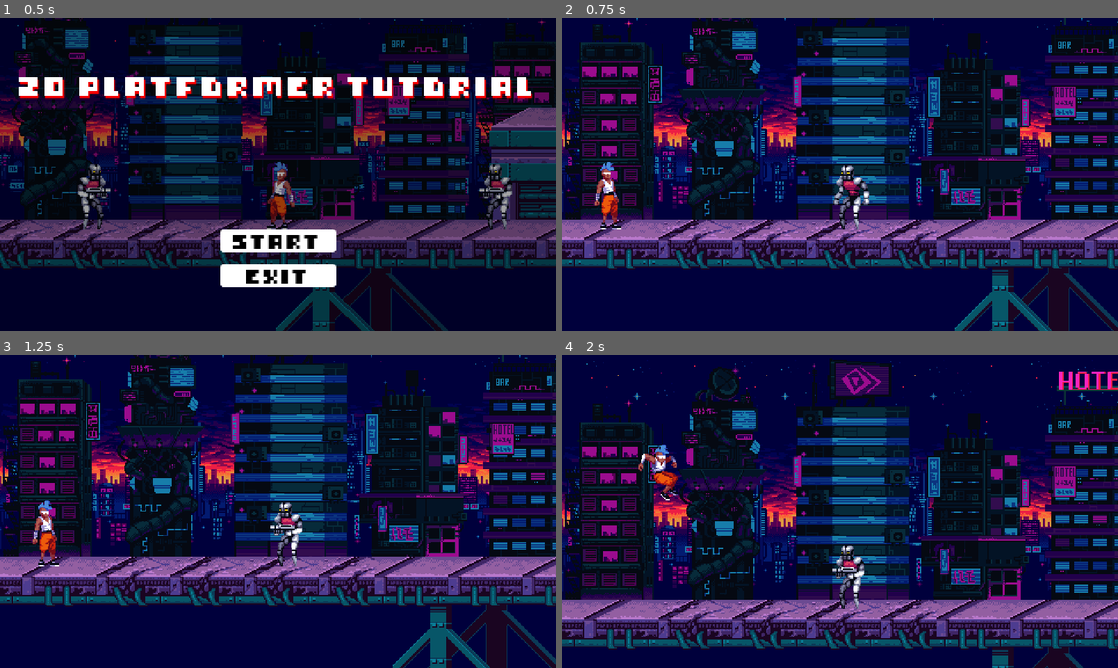
Above: before the commit, frames 1-4 (two rows, left to right).
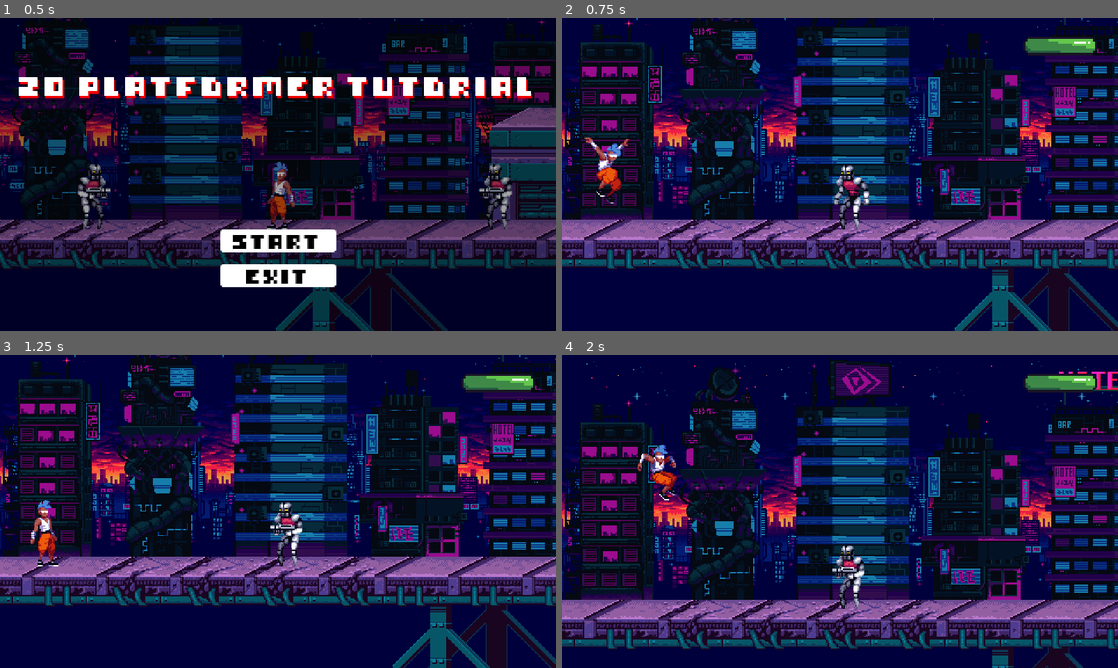
Above: after the commit, the same moments.

Repository: kahanscious/youtube-2d-platformer-series
Game: Godot game, scene res://scenes/ui/main_menu/main_menu.tscn
Same seed, same stepped clock (60 frames per second), same inputs: the game is played once before the commit and once after it. Sound files missing from this copy of the repository are replaced by a short silence.
Inputs (mouse positions are in pixels of both pictures, inside the frame that each line leads up to):
- Up to frame 1 (0.5 s): no input
- Up to frame 2 (0.75 s): click "START" at 0.5 s
- Up to frame 3 (1.25 s): no input
- Up to frame 4 (2 s): tap Enter at 1.25 s; move the mouse to (962, 495) at 1.27 s; press the mouse at (962, 495) at 1.28 s; hold D (right) from 1.28 s (still down); tap Space (jump) at 1.52 s

Frame 1 is identical in both runs. In frame 2, 1.4% of the frame differs, in the area x 4-97%, y 6-68%; in frame 3, 0.9%; in frame 4, 0.9%.

Commit message:
video 15

Diff:
--- a/_globals/level_manager.gd
+++ b/_globals/level_manager.gd
@@ -2,6 +2,8 @@
 
 signal level_load_started
 signal level_load_finished
+
+const STARTING_LEVEL_PATH: String = "res://scenes/levels/levels/test_scene.tscn"
 
 var current_level: Level
 var next_level: Level
--- a/_globals/player_manager.gd
+++ b/_globals/player_manager.gd
@@ -7,4 +7,3 @@
 
 func _ready() -> void:
 	player = PLAYER.instantiate()
-	await get_tree().create_timer(0.3).timeout
--- a/project.godot
+++ b/project.godot
@@ -22,6 +22,7 @@
 PlayerManager="*res://_globals/player_manager.gd"
 PauseMenu="*res://scenes/ui/pause_menu/pause_menu.tscn"
 SceneTransition="*res://scenes/levels/scene_transition.tscn"
+DeathMenu="*res://scenes/ui/death_menu/death_menu.tscn"
 
 [display]
 
--- /dev/null
+++ b/scenes/levels/death_boundary.gd
@@ -0,0 +1,6 @@
+extends Area2D
+
+
+func _on_body_entered(body: Node2D) -> void:
+	if body is Player:
+		PlayerManager.player.die()
--- /dev/null
+++ b/scenes/levels/death_boundary.tscn
@@ -0,0 +1,13 @@
+[gd_scene load_steps=3 format=3 uid="uid://214jyboj247s"]
+
+[ext_resource type="Script" path="res://scenes/levels/death_boundary.gd" id="1_xxqii"]
+
+[sub_resource type="WorldBoundaryShape2D" id="WorldBoundaryShape2D_sneyd"]
+
+[node name="DeathBoundary" type="Area2D"]
+script = ExtResource("1_xxqii")
+
+[node name="CollisionShape2D" type="CollisionShape2D" parent="."]
+shape = SubResource("WorldBoundaryShape2D_sneyd")
+
+[connection signal="body_entered" from="." to="." method="_on_body_entered"]
--- a/scenes/levels/level.gd
+++ b/scenes/levels/level.gd
@@ -1,14 +1,16 @@
 class_name Level extends Node2D
 
 @onready var player_bullets: Node = $PlayerBullets
-@onready var player: Player = $Player
 
 
 func _ready() -> void:
 	RenderingServer.set_default_clear_color(Color("00003c"))
 
+	add_child(PlayerManager.player)
+	PlayerManager.player.global_position = %PlayerSpawn.global_position
+
 
 func _process(delta: float) -> void:
 	for bullet: Bullet in player_bullets.get_children():
-		if abs(bullet.global_position.x - player.global_position.x) > 500:
+		if abs(bullet.global_position.x - PlayerManager.player.global_position.x) > 500:
 			bullet._destroy()
--- a/scenes/test_scene.tscn
+++ b/scenes/levels/levels/test_scene.tscn
@@ -1,19 +1,19 @@
 [gd_scene load_steps=10 format=4 uid="uid://dy8n2m62igt4q"]
 
-[ext_resource type="Texture2D" uid="uid://btbtiqf7qu4jm" path="res://assets/backgrounds/v1/skyline-a.png" id="1_5m6vj"]
-[ext_resource type="PackedScene" uid="uid://beo7wxrsokinl" path="res://scenes/player/player.tscn" id="1_8qqrg"]
-[ext_resource type="Script" path="res://scenes/levels/level.gd" id="1_xfff7"]
-[ext_resource type="PackedScene" uid="uid://c3topum7y4ygw" path="res://scenes/tilemaps/ground_tile_map.tscn" id="2_c2fj7"]
-[ext_resource type="Texture2D" uid="uid://bpqluro1mgxyc" path="res://assets/backgrounds/v1/buildings-bg.png" id="2_k7l57"]
-[ext_resource type="Texture2D" uid="uid://d3kngqd2ups6a" path="res://assets/backgrounds/v1/near-buildings-bg.png" id="3_7ngwy"]
-[ext_resource type="PackedScene" uid="uid://cp1mye327hor0" path="res://scenes/levels/world_boundary.tscn" id="8_2w7tn"]
-[ext_resource type="PackedScene" uid="uid://c4wgn32h7cceu" path="res://scenes/enemies/robocop.tscn" id="9_ms7b8"]
+[ext_resource type="Script" path="res://scenes/levels/level.gd" id="1_ggwc1"]
+[ext_resource type="Texture2D" uid="uid://btbtiqf7qu4jm" path="res://assets/backgrounds/v1/skyline-a.png" id="2_brco0"]
+[ext_resource type="Texture2D" uid="uid://bpqluro1mgxyc" path="res://assets/backgrounds/v1/buildings-bg.png" id="3_ithph"]
+[ext_resource type="Texture2D" uid="uid://d3kngqd2ups6a" path="res://assets/backgrounds/v1/near-buildings-bg.png" id="4_m8fp7"]
+[ext_resource type="PackedScene" uid="uid://c3topum7y4ygw" path="res://scenes/tilemaps/ground_tile_map.tscn" id="5_bcsn3"]
+[ext_resource type="PackedScene" uid="uid://cp1mye327hor0" path="res://scenes/levels/world_boundary.tscn" id="7_ll0rk"]
+[ext_resource type="PackedScene" uid="uid://214jyboj247s" path="res://scenes/levels/death_boundary.tscn" id="8_h3g4j"]
+[ext_resource type="PackedScene" uid="uid://c4wgn32h7cceu" path="res://scenes/enemies/robocop.tscn" id="8_mraoh"]
 
 [sub_resource type="WorldBoundaryShape2D" id="WorldBoundaryShape2D_1ptqv"]
 normal = Vector2(1, 0)
 
 [node name="TestScene" type="Node2D"]
-script = ExtResource("1_xfff7")
+script = ExtResource("1_ggwc1")
 
 [node name="ParallaxBackground" type="Node2D" parent="."]
 
@@ -43,29 +43,33 @@
 
 [node name="Sprite2D" type="Sprite2D" parent="ParallaxBackground/Foreground"]
 position = Vector2(-1, 16)
-texture = ExtResource("3_7ngwy")
+texture = ExtResource("4_m8fp7")
 centered = false
 
-[node name="GroundTileMap" parent="." instance=ExtResource("2_c2fj7")]
+[node name="GroundTileMap" parent="." instance=ExtResource("5_bcsn3")]
 tile_map_data = PackedByteArray("AAAVAA4AAAAMAAEAAAAVAA8AAAAMAAIAAAAVABAAAAAAAAMAAAAVABIAAAAAAAUAAAAVABMAAAAAAAYAAAAWAA …(9424 unchanged characters)…
-
-[node name="Player" parent="." instance=ExtResource("1_8qqrg")]
-position = Vector2(39, 230)
 
 [node name="PlayerBullets" type="Node" parent="."]
 
-[node name="WorldBoundary" parent="." instance=ExtResource("8_2w7tn")]
+[node name="WorldBoundary" parent="." instance=ExtResource("7_ll0rk")]
 
 [node name="CollisionShape2D" type="CollisionShape2D" parent="WorldBoundary"]
 position = Vector2(4, 0)
 shape = SubResource("WorldBoundaryShape2D_1ptqv")
 debug_color = Color(0.945098, 0, 0, 1)
 
-[node name="Enemy" parent="." instance=ExtResource("9_ms7b8")]
+[node name="Enemy" parent="." instance=ExtResource("8_mraoh")]
 position = Vector2(245, 222)
 
-[node name="Robocop" parent="." instance=ExtResource("9_ms7b8")]
+[node name="Robocop" parent="." instance=ExtResource("8_mraoh")]
 position = Vector2(526, 222)
 
-[node name="Robocop2" parent="." instance=ExtResource("9_ms7b8")]
+[node name="Robocop2" parent="." instance=ExtResource("8_mraoh")]
 position = Vector2(1409, 225)
+
+[node name="PlayerSpawn" type="Marker2D" parent="."]
+unique_name_in_owner = true
+position = Vector2(38, 200)
+
+[node name="DeathBoundary" parent="." instance=ExtResource("8_h3g4j")]
+position = Vector2(261, 436)
--- a/scenes/player/player.gd
+++ b/scenes/player/player.gd
@@ -1,4 +1,6 @@
 class_name Player extends CharacterBody2D
+
+signal player_died
 
 @onready var sprite: Sprite2D = $Sprite2D
 @onready var animation_player: AnimationPlayer = $AnimationPlayer
@@ -10,6 +12,7 @@
 @onready var damaged_audio: AudioStreamPlayer = $Audio/DamagedAudio
 @onready var knockback_state: KnockbackState = $StateMachine/KnockbackState
 @onready var player_camera: PlayerCamera = $PlayerCamera
+@onready var health_bar: TextureProgressBar = $HealthCanvasLayer/HealthBar
 
 @export_category("Physics")
 @export var gravity: float = 980.0
@@ -35,6 +38,9 @@
 	PlayerManager.player = self
 	state_machine.configure(self)
 	hitbox.take_damage.connect(_on_take_damage)
+
+	health_bar.value = current_health
+	health_bar.max_value = max_health
 
 
 func _process(_delta: float) -> void:
@@ -63,10 +69,19 @@
 
 
 func _on_take_damage(amount: int) -> void:
+	health_bar.value -= amount
+	current_health -= amount
+
+	if current_health <= 0:
+		die()
+
 	if is_knocked_back:
 		return
 
-	current_health -= amount
 	player_camera.configure_shake(Utils.ShakeType.MEDIUM)
 	player_camera.add_trauma(0.6)
 	state_machine.change_state(knockback_state)
+
+
+func die() -> void:
+	player_died.emit()
--- a/scenes/player/player.tscn
+++ b/scenes/player/player.tscn
@@ -16,6 +16,9 @@
 [ext_resource type="PackedScene" uid="uid://bi5v61wjj6cah" path="res://scenes/components/hitbox/hitbox.tscn" id="11_ik7bt"]
 [ext_resource type="Script" path="res://scenes/player/state/knockback_state.gd" id="11_sfcgf"]
 [ext_resource type="AudioStream" uid="uid://klilt514byk1" path="res://assets/sfx/player-hurt.wav" id="15_0s1iw"]
+[ext_resource type="Texture2D" uid="uid://dpqrx07v1ar3u" path="res://assets/ui/health_bar/under.png" id="17_fwu0u"]
+[ext_resource type="Texture2D" uid="uid://dsfcx2ul2iqst" path="res://assets/ui/health_bar/over.png" id="18_rc62r"]
+[ext_resource type="Texture2D" uid="uid://bmx6ye1at85qf" path="res://assets/ui/health_bar/progress.png" id="19_my5ri"]
 
 [sub_resource type="RectangleShape2D" id="RectangleShape2D_l37s7"]
 size = Vector2(11, 15)
@@ -269,3 +272,17 @@
 stream = ExtResource("15_0s1iw")
 max_polyphony = 3
 bus = &"SFX"
+
+[node name="HealthCanvasLayer" type="CanvasLayer" parent="."]
+scale = Vector2(2, 2)
+transform = Transform2D(2, 0, 0, 2, 0, 0)
+
+[node name="HealthBar" type="TextureProgressBar" parent="HealthCanvasLayer"]
+offset_left = 199.0
+offset_top = 8.0
+offset_right = 234.0
+offset_bottom = 21.0
+value = 50.0
+texture_under = ExtResource("17_fwu0u")
+texture_over = ExtResource("18_rc62r")
+texture_progress = ExtResource("19_my5ri")
--- /dev/null
+++ b/scenes/ui/death_menu/death_menu.gd
@@ -0,0 +1,27 @@
+extends CanvasLayer
+
+
+func _ready() -> void:
+	connect_signals()
+	visible = false
+
+
+func connect_signals() -> void:
+	PlayerManager.player.player_died.connect(_on_player_died)
+
+
+func _on_restart_button_pressed() -> void:
+	visible = false
+	get_tree().paused = false
+	PlayerManager.player = PlayerManager.PLAYER.instantiate()
+	connect_signals()
+	LevelManager.change_level(LevelManager.STARTING_LEVEL_PATH)
+
+
+func _on_quit_button_pressed() -> void:
+	get_tree().quit()
+
+
+func _on_player_died() -> void:
+	get_tree().paused = true
+	visible = true
--- /dev/null
+++ b/scenes/ui/death_menu/death_menu.tscn
@@ -0,0 +1,36 @@
+[gd_scene load_steps=3 format=3 uid="uid://ctbonbn3lnlv"]
+
+[ext_resource type="Script" path="res://scenes/ui/death_menu/death_menu.gd" id="1_qwj3i"]
+[ext_resource type="Theme" uid="uid://yub1u2awvjna" path="res://scenes/ui/ui_theme.tres" id="2_7wenc"]
+
+[node name="DeathMenu" type="CanvasLayer"]
+process_mode = 3
+visible = false
+script = ExtResource("1_qwj3i")
+
+[node name="VBoxContainer" type="VBoxContainer" parent="."]
+anchors_preset = 8
+anchor_left = 0.5
+anchor_top = 0.5
+anchor_right = 0.5
+anchor_bottom = 0.5
+offset_left = -54.0
+offset_top = -25.0
+offset_right = 97.0
+offset_bottom = 25.0
+grow_horizontal = 2
+grow_vertical = 2
+theme_override_constants/separation = 10
+
+[node name="RestartButton" type="Button" parent="VBoxContainer"]
+layout_mode = 2
+theme = ExtResource("2_7wenc")
+text = "RESTART"
+
+[node name="QuitButton" type="Button" parent="VBoxContainer"]
+layout_mode = 2
+theme = ExtResource("2_7wenc")
+text = "QUIT"
+
+[connection signal="pressed" from="VBoxContainer/RestartButton" to="." method="_on_restart_button_pressed"]
+[connection signal="pressed" from="VBoxContainer/QuitButton" to="." method="_on_quit_button_pressed"]
--- a/scenes/ui/main_menu/main_menu.gd
+++ b/scenes/ui/main_menu/main_menu.gd
@@ -2,11 +2,9 @@
 
 @onready var button_container: VBoxContainer = $ButtonContainer
 
-var starting_level_path: String = "res://scenes/test_scene.tscn"
-
 
 func _on_start_button_pressed() -> void:
-	get_tree().change_scene_to_file(starting_level_path)
+	get_tree().change_scene_to_file(LevelManager.STARTING_LEVEL_PATH)
 
 
 func _on_exit_button_pressed() -> void:
--- a/scenes/ui/pause_menu/pause_menu.gd
+++ b/scenes/ui/pause_menu/pause_menu.gd
@@ -1,10 +1,14 @@
 extends CanvasLayer
 
 var paused: bool = false
+const MAIN_MENU_FILEPATH: String = "res://scenes/ui/main_menu/main_menu.tscn"
 
 
 func _process(delta: float) -> void:
-	if Input.is_action_just_pressed("pause"):
+	if (
+		Input.is_action_just_pressed("pause")
+		and get_tree().current_scene.scene_file_path != MAIN_MENU_FILEPATH
+	):
 		handle_pause()
 
 
Binary file added: assets/ui/health_bar/over.png
Binary file added: assets/ui/health_bar/progress.png
Binary file added: assets/ui/health_bar/under.png
Not shown: 2 places in scenes/levels/levels/test_scene.tscn that only renumber resources
Not shown: 1 places in scenes/player/player.tscn that only renumber resources
